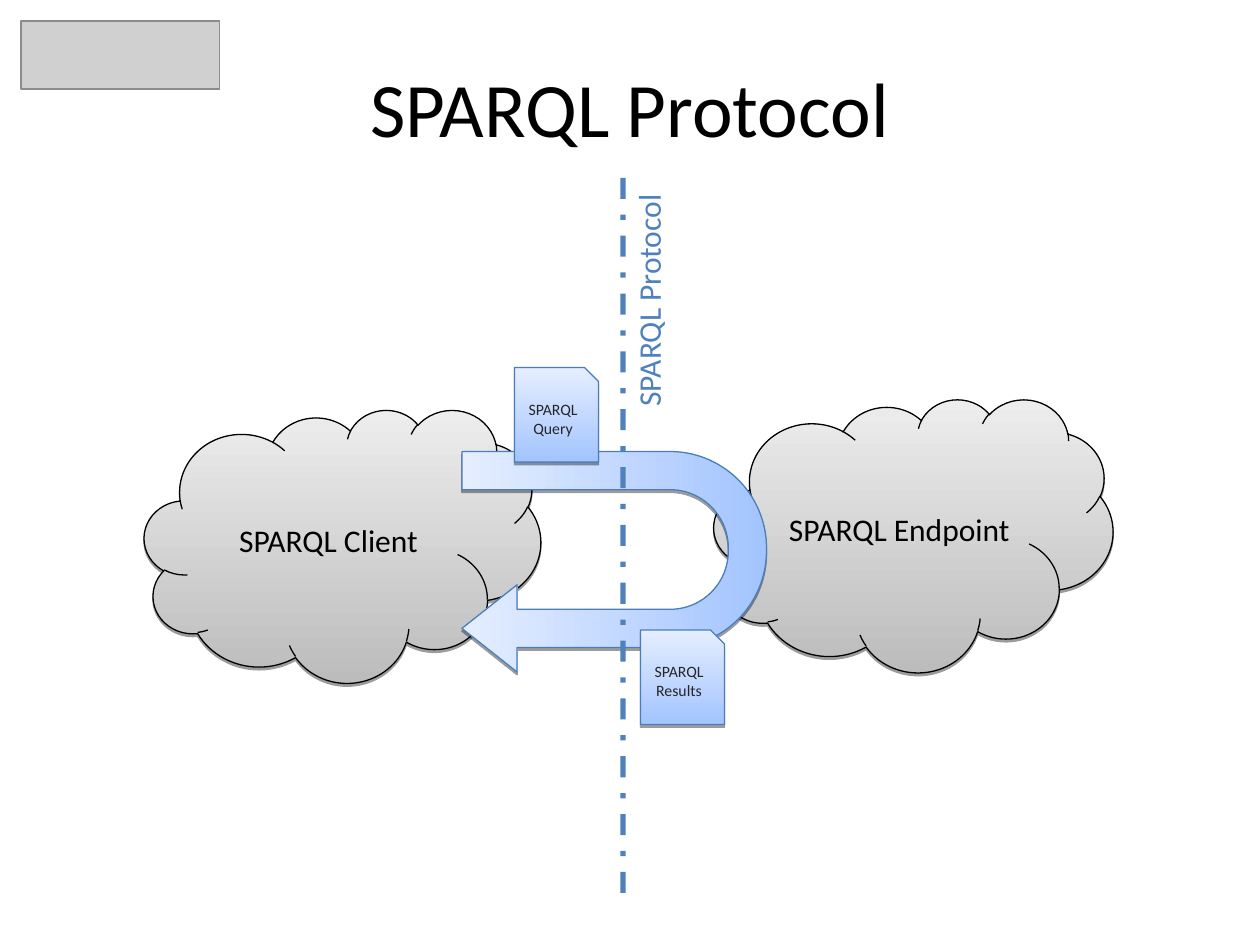
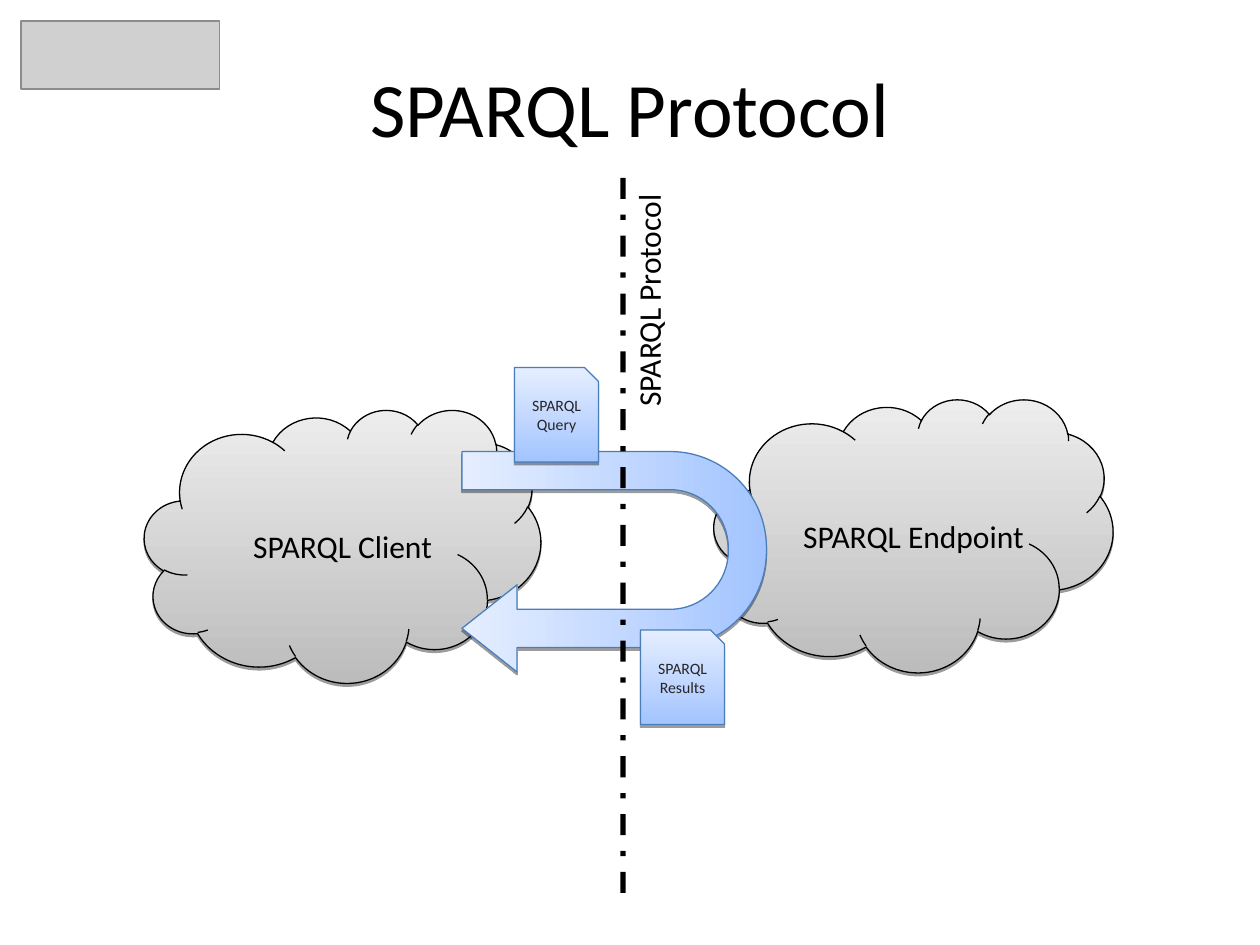
Before and after one commit to heyena/iring-tools, a slide deck: slide 12 of branches/2.0.x/Documentation/iRINGTools_SDK_Overview_v2.0.0.ppt (slide 6 before the commit). Drawn at 1260x945 pixels with LibreOffice and Linux fonts; fonts in the diff are those of the drawing; grey boxes stand for pictures; background and template pictures are left out. Boxes give left, top, right and bottom in pixels: in the first picture for what was removed or moved away, otherwise in the second. Text is boxed around its words. In the diff, an @@ line names an element or a change of style, - is before the commit and + after.

```diff
--- a/branches/2.0.x/Documentation/iRINGTools_SDK_Overview_v2.0.0.ppt
+++ b/branches/2.0.x/Documentation/iRINGTools_SDK_Overview_v2.0.0.ppt
@@ line (622, 178) - (622, 902): stroke #4F81BD 3 pt dashed to #000000 3 pt dashed @@
@@ text "SPARQL Protocol" at <box>631,205,669,404</box>: text colour #4F81BD to #000000 @@
@@ outline redrawn in 5 elements at <box>714,399,1114,673</box>, <box>145,410,542,683</box>, <box>514,368,598,462</box>, <box>640,630,724,724</box>, <box>462,452,767,672</box> @@
```
Also in this commit, not shown: 7 other slides changed, 8 slides added, 5 slides removed, 1 other file.
